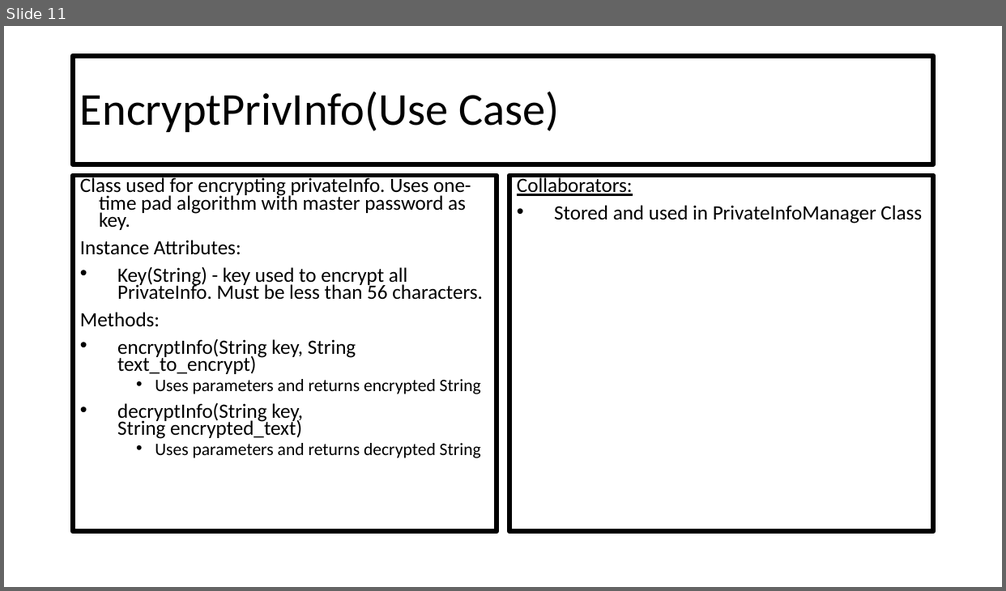
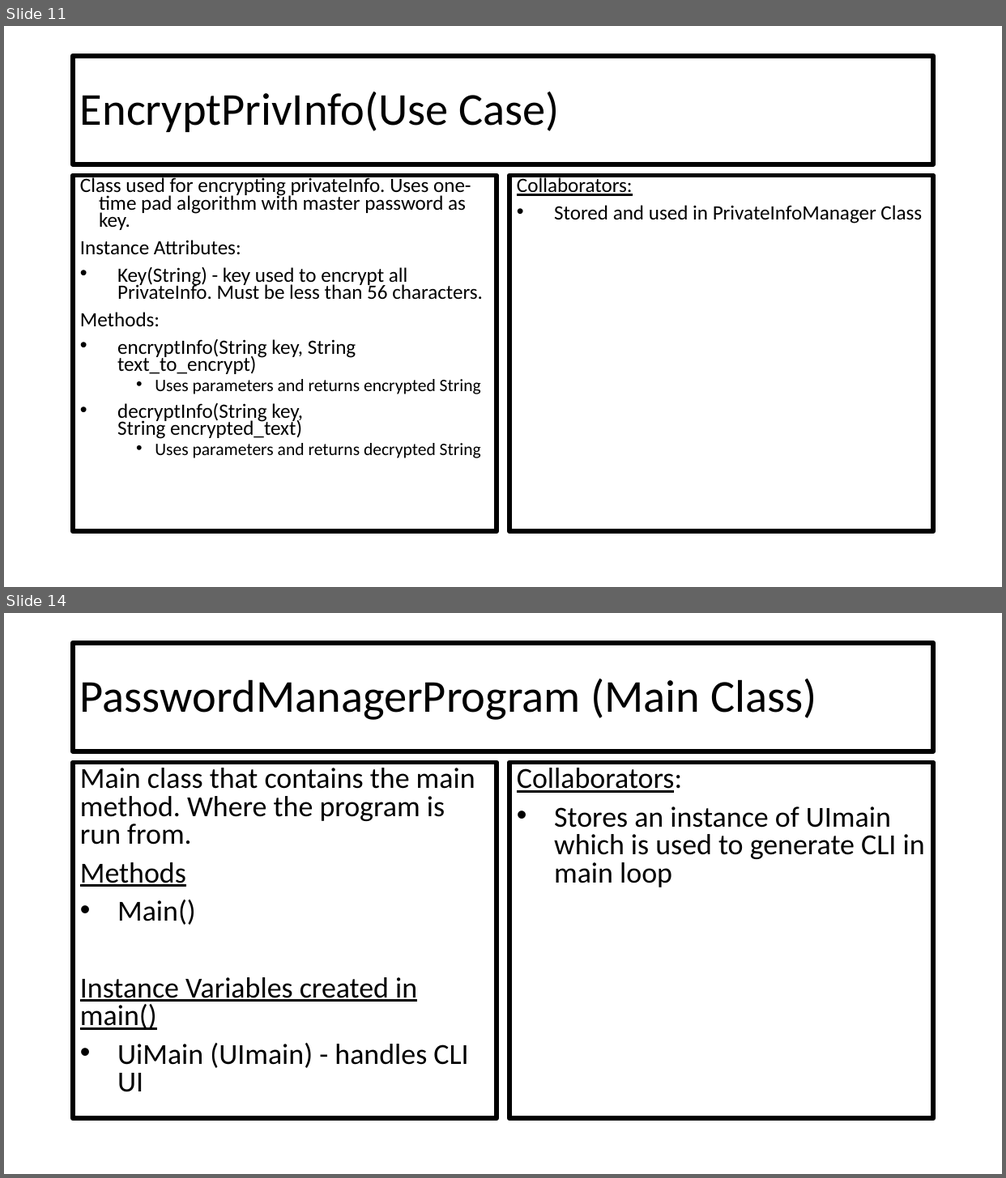
Before and after one commit to CSC207-UofT/course-project-group-020, a slide deck: phase0/CRC Cards.pptx. Shown one above the other, each under a label of ours: slide 11 before the commit, slides 11 and 14 after it; the slides between them are not shown. The pictures are 1006x591 and 1006x1178 pixels, drawn with LibreOffice and Linux fonts; fonts in the diff are those of the drawing. Boxes give left, top, right and bottom in pixels: in the first picture for what was removed or moved away, otherwise in the second. Text is boxed around its words. In the diff, an @@ line names an element or a change of style, - is before the commit and + after.

Commit message:
Reorganized CRC cards to better follow Clean architecture -- added Controller class

```diff
--- a/phase0/CRC Cards.pptx
+++ b/phase0/CRC Cards.pptx
@@ slide 14 added at <box>4,613,1002,1174</box>, background #FFFFFF @@
@@ title added at <box>73,643,934,752</box>, outline #000000 4.5 pt, 44 pt, text #000000 @@
+PasswordManagerProgram (Main Class)
@@ text added at <box>73,763,497,1119</box>, outline #000000 4.5 pt, 28 pt, text #000000 @@
+Main class that contains the main method. Where the program is run from.
+Methods
+• Main()
+Instance Variables created in main()
+• UiMain (UImain) - handles CLI UI
@@ text added at <box>509,763,934,1119</box>, outline #000000 4.5 pt, 28 pt, text #000000 @@
+Collaborators:
+• Stores an instance of UImain which is used to generate CLI in main loop
```
Also in this commit, not shown: 9 slides changed.
